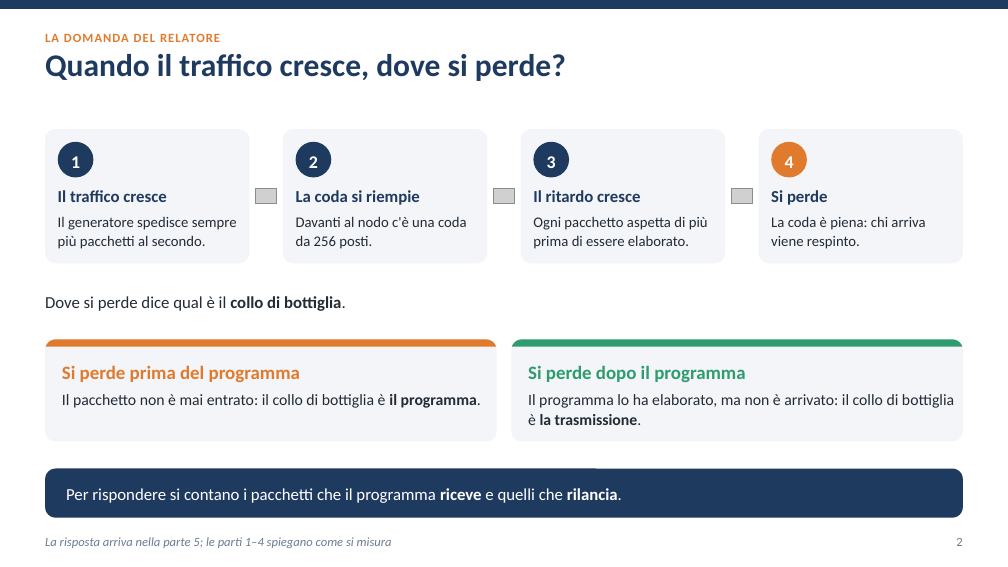
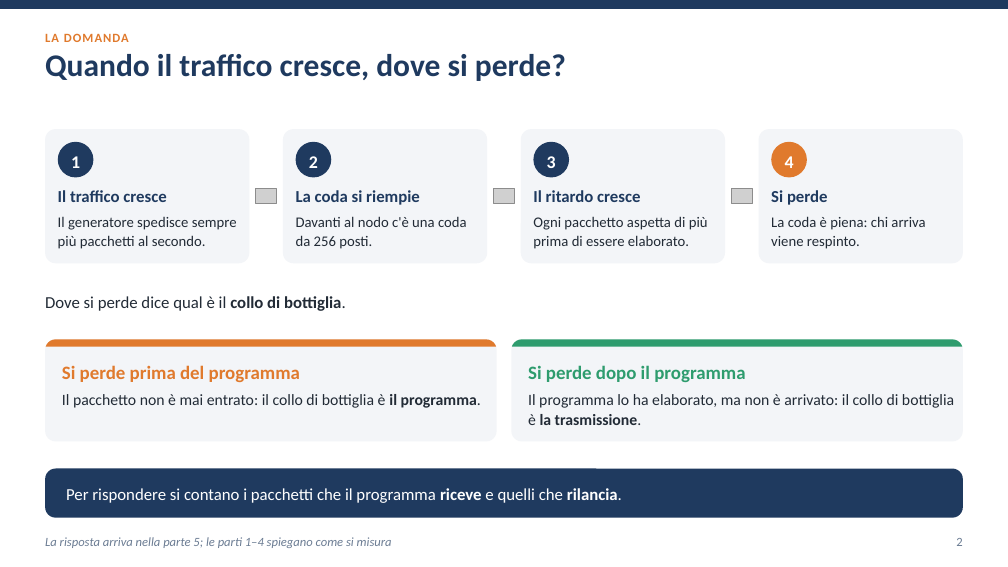
Before and after one commit to ettore-cantile/ipa_lab, a slide deck: slide 2 of docs/Test reale su dual boot.pptx. Drawn at 1008x567 pixels with LibreOffice and Linux fonts; fonts in the diff are those of the drawing; grey boxes stand for pictures. Boxes give left, top, right and bottom in pixels: in the first picture for what was removed or moved away, otherwise in the second. Text is boxed around its words. In the diff, an @@ line names an element or a change of style, - is before the commit and + after.

```diff
--- a/docs/Test reale su dual boot.pptx
+++ b/docs/Test reale su dual boot.pptx
@@ text at bbox=[45, 33, 129, 42]: text changed @@
-LA DOMANDA DEL RELATORE
+LA DOMANDA
```
Also in this commit, not shown: 8 other slides changed, 11 other files.
